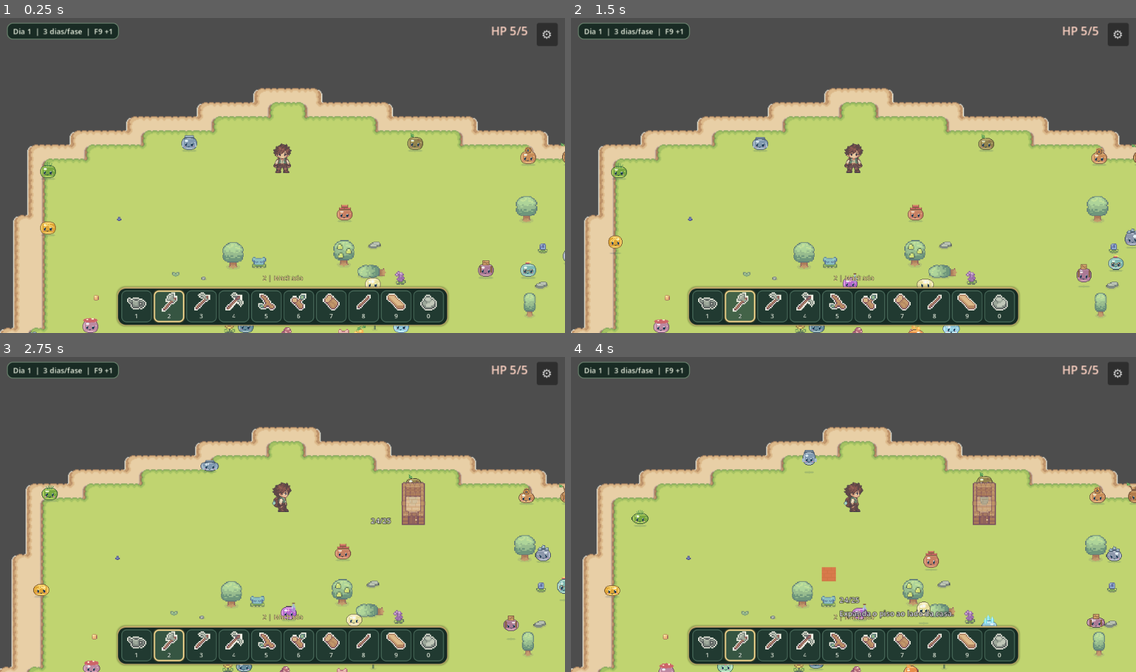
Above: before the commit, frames 1-4 (two rows, left to right).
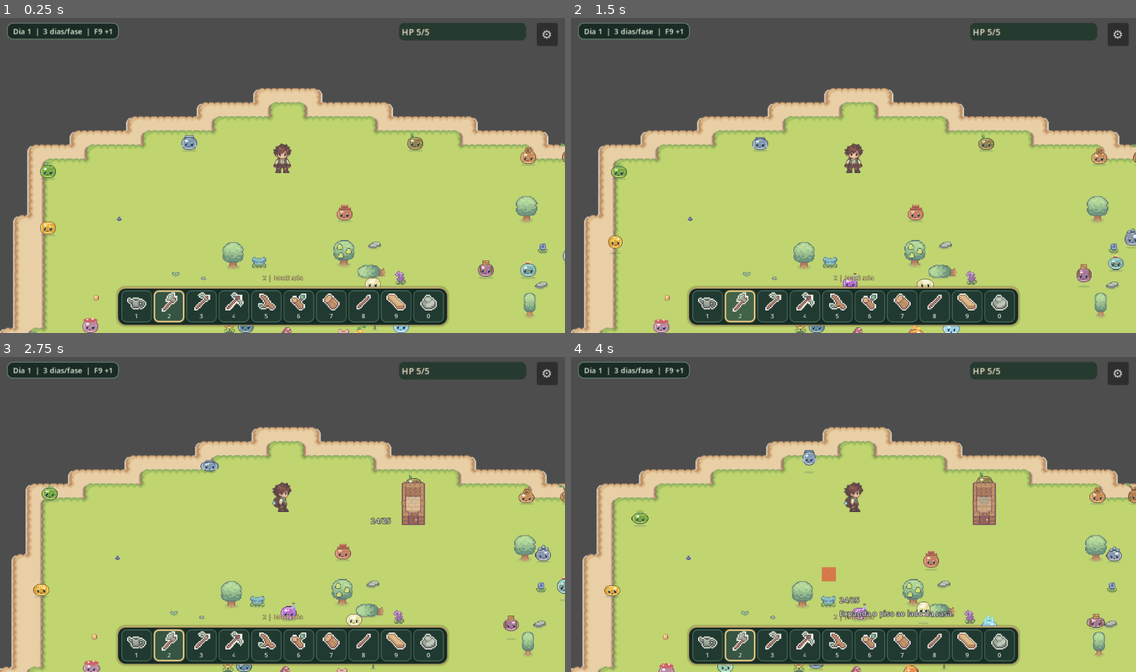
Above: after the commit, the same moments.

Repository: HelioConde/Slime-Harvest
Game: Godot game, scene res://scenes/world/World.tscn
Same seed, same stepped clock (60 frames per second), same inputs: the game is played once before the commit and once after it. This scene is started directly instead of the project's main scene.
Inputs (mouse positions are in pixels of both pictures, inside the frame that each line leads up to):
- Up to frame 1 (0.25 s): no input
- Up to frame 2 (1.5 s): click (706, 307) at 0.5 s; click (740, 307) at 1.25 s
- Up to frame 3 (2.75 s): tap Enter at 2 s; move the mouse to (406, 498) at 2.02 s; hold D (move_right) from 2.03 s (still down); tap B at 2.1 s; click (406, 498) at 2.17 s
- Up to frame 4 (4 s): release D (move_right) at 2.75 s; click (774, 646) at 2.75 s; drag from (740, 530) to (825, 577) at 3.52 s

The runs differ from the first frame. In frame 1, 1.2% of the frame differs, in the area x 70-94%, y 1-8%; in frame 2, 1.2%; in frame 3, 1.2%; in frame 4, 1.2%.

Commit message:
fix(player): enable live avatar switch on old saves and Sprout heart HUD

Diff:
--- a/scripts/player/player.gd
+++ b/scripts/player/player.gd
@@ -15,6 +15,7 @@
 const INVENTORY_SCRIPT = preload("res://scripts/items/tool_inventory.gd")
 const HOTBAR_SCENE: PackedScene = preload("res://scenes/ui/ToolHotbar.tscn")
 const BACKPACK_SCRIPT = preload("res://scripts/ui/backpack_panel.gd")
+const SPROUT_UI = preload("res://scripts/ui/sprout_ui.gd")
 
 @export_range(1.0, 500.0) var walk_speed: float = 90.0
 @export_range(1.0, 3.0) var run_multiplier: float = 1.6
@@ -31,6 +32,7 @@
 var _wild_impulse := Vector2.ZERO
 var _wild_spawn := Vector2.ZERO
 var _wild_health_display: Label
+var _wild_hearts: Array[TextureRect] = []
 var facing: Vector2 = Vector2.DOWN
 var _tool_remaining: float = 0.0
 var _action_animating: bool = false
@@ -525,19 +527,58 @@
 	if not enabled:
 		velocity = Vector2.ZERO
 
-## A escolha pertence ao slot ativo; partidas antigas recebem a opcao masculina.
+## Saves que ja escolheram um avatar classico sao respeitados.
+## Saves legados sem escolha de avatar iniciam no Sprout, se o PNG existir.
 func _apply_selected_appearance() -> void:
-	var appearance := "masculino"
+	var appearance := "sprout_sorry" if PLAYER_SKINS.sprout_ready() else "masculino"
 	var slots: RefCounted = SAVE_SLOTS.new()
 	if bool(slots.call("initialize")):
 		var active: int = int(slots.call("active_slot"))
 		if active > 0:
 			var metadata: Dictionary = slots.call("slot_metadata", active)
-			appearance = str(metadata.get("appearance", "masculino"))
+			appearance = str(metadata.get("appearance", appearance))
+	_apply_appearance_visual(appearance)
+
+
+func get_active_appearance() -> String:
+	return _player_appearance
+
+
+## Troca o avatar na partida atual, sem resetar fazenda nem substituir itens.
+## Retorna false quando o PNG ainda nao foi extraido/importado no Godot.
+func change_appearance(appearance: String) -> bool:
+	if appearance not in ["sprout_sorry", "masculino", "feminino"]:
+		return false
+	if _action_animating:
+		return false
+	if appearance == "sprout_sorry" and not PLAYER_SKINS.sprout_ready():
+		push_warning("Player: PNG Sprout Sorry ausente em assets/Characters/sprout_sorry/.")
+		return false
+	var slots: RefCounted = SAVE_SLOTS.new()
+	if bool(slots.call("initialize")) and int(slots.call("active_slot")) > 0:
+		if not bool(slots.call("set_active_appearance", appearance)):
+			return false
+	_apply_appearance_visual(appearance)
+	return true
+
+
+func _apply_appearance_visual(appearance: String) -> void:
 	_player_appearance = appearance
 	if not PLAYER_SKINS.apply(animation, appearance):
-		push_warning("Player: mantendo sprites antigos porque o novo pacote nao carregou.")
+		push_warning("Player: nao foi possivel aplicar o personagem.")
 	_using_sprout_skin = appearance == "sprout_sorry" and animation.scale == PLAYER_SKINS.SPROUT_SCALE
+	if appearance == "sprout_sorry" and not _using_sprout_skin:
+		push_warning("Player: Sprout Sorry escolhido, mas PNG nao encontrado; exibindo avatar de seguranca.")
+	_anchor_initialized = false
+	_anchor_current = Vector2.ZERO
+	_anchor_target = Vector2.ZERO
+	_last_visual_direction = "down"
+	animation.visible = true
+	if is_instance_valid(placeholder):
+		placeholder.visible = false
+	if is_instance_valid(_tool_visual):
+		_tool_visual.call("stop_action")
+	_sync_sprite_anchor()
 
 
 ## Mantem a colisao fixa; os sprites mudam a compensacao lateral em cada quadro.
@@ -592,22 +633,53 @@
 
 
 func _build_wild_health_hud(layer: CanvasLayer) -> void:
+	var panel := PanelContainer.new()
+	panel.name = "SproutHealth"
+	panel.anchor_left = 1.0
+	panel.anchor_right = 1.0
+	panel.offset_left = -188.0
+	panel.offset_right = -44.0
+	panel.offset_top = 8.0
+	panel.mouse_filter = Control.MOUSE_FILTER_IGNORE
+	var style: StyleBox = SPROUT_UI.get_style(&"panel", &"Panel")
+	if style != null:
+		panel.add_theme_stylebox_override("panel", style)
+	else:
+		var fallback := StyleBoxFlat.new()
+		fallback.bg_color = Color("#23382de8")
+		fallback.set_corner_radius_all(6)
+		fallback.set_content_margin_all(3)
+		panel.add_theme_stylebox_override("panel", fallback)
+	layer.add_child(panel)
+	var contents := HBoxContainer.new()
+	contents.name = "HealthContent"
+	contents.mouse_filter = Control.MOUSE_FILTER_IGNORE
+	contents.add_theme_constant_override("separation", 1)
+	panel.add_child(contents)
+	var has_hearts := SPROUT_UI.inventory_heart() != null
+	if has_hearts:
+		for index in range(wild_max_health):
+			var heart := TextureRect.new()
+			heart.name = "Heart_%02d" % index
+			heart.custom_minimum_size = Vector2(16, 16)
+			heart.expand_mode = TextureRect.EXPAND_IGNORE_SIZE
+			heart.stretch_mode = TextureRect.STRETCH_KEEP_ASPECT_CENTERED
+			heart.texture_filter = CanvasItem.TEXTURE_FILTER_NEAREST
+			heart.mouse_filter = Control.MOUSE_FILTER_IGNORE
+			contents.add_child(heart)
+			_wild_hearts.append(heart)
 	_wild_health_display = Label.new()
 	_wild_health_display.name = "WildHealth"
-	_wild_health_display.anchor_left = 1.0
-	_wild_health_display.anchor_right = 1.0
-	_wild_health_display.offset_left = -130.0
-	_wild_health_display.offset_right = -42.0
-	_wild_health_display.offset_top = 8.0
-	_wild_health_display.offset_bottom = 34.0
-	_wild_health_display.horizontal_alignment = HORIZONTAL_ALIGNMENT_RIGHT
-	_wild_health_display.add_theme_font_size_override("font_size", 13)
-	_wild_health_display.add_theme_color_override("font_color", Color(1.0, 0.83, 0.77))
+	_wild_health_display.add_theme_font_size_override("font_size", 10)
+	_wild_health_display.add_theme_color_override("font_color", Color("#382517") if style != null else Color("#f9e7ce"))
 	_wild_health_display.mouse_filter = Control.MOUSE_FILTER_IGNORE
-	layer.add_child(_wild_health_display)
+	contents.add_child(_wild_health_display)
 	_refresh_wild_health_hud()
 
 
 func _refresh_wild_health_hud() -> void:
+	for index in range(_wild_hearts.size()):
+		if is_instance_valid(_wild_hearts[index]):
+			_wild_hearts[index].texture = SPROUT_UI.inventory_heart(index < wild_health)
 	if is_instance_valid(_wild_health_display):
-		_wild_health_display.text = "HP %d/%d" % [wild_health, wild_max_health]
+		_wild_health_display.text = "%d/%d" % [wild_health, wild_max_health] if not _wild_hearts.is_empty() else "HP %d/%d" % [wild_health, wild_max_health]
